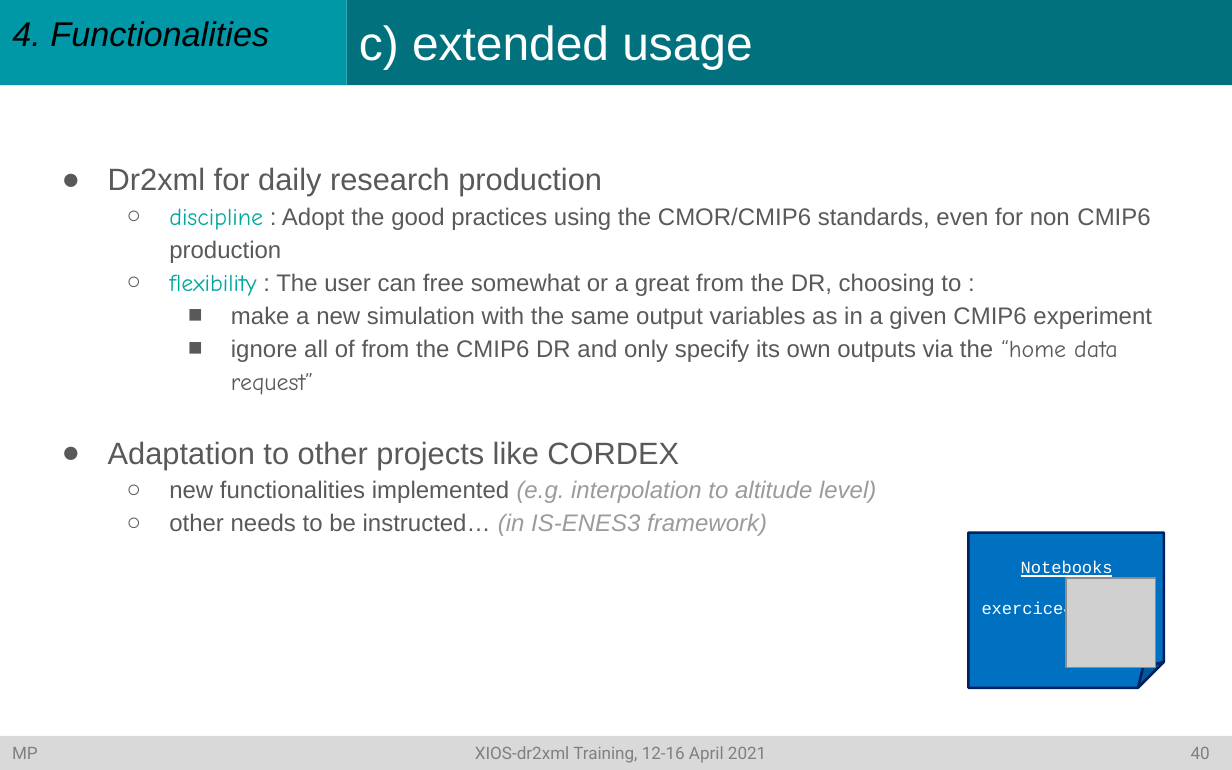
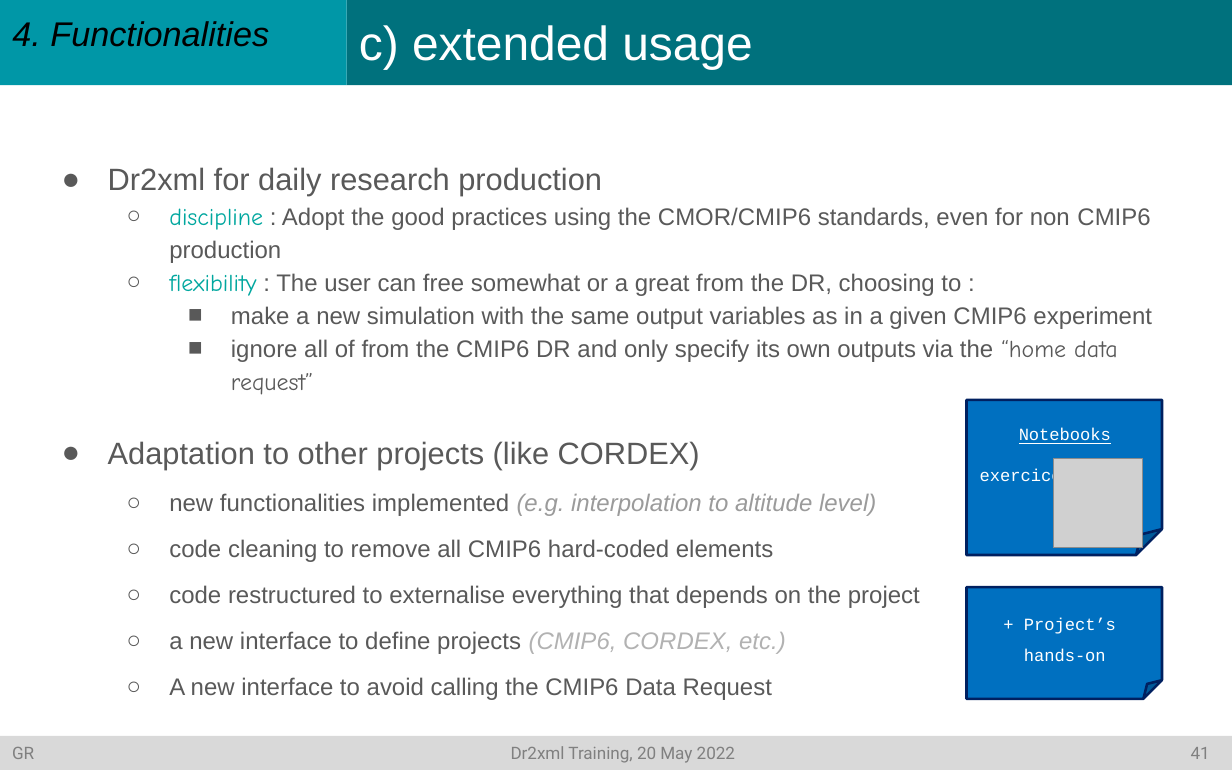
Before and after one commit to rigoudyg/dr2xml, a slide deck: slide 42 of slides/Formation_dr2xml.pptx (slide 41 before the commit). Drawn at 1232x770 pixels with LibreOffice and Linux fonts; fonts in the diff are those of the drawing; grey boxes stand for pictures. Boxes give left, top, right and bottom in pixels: in the first picture for what was removed or moved away, otherwise in the second. Text is boxed around its words. In the diff, an @@ line names an element or a change of style, - is before the commit and + after.

Commit message:
slides and docs for dr2xml training on 20.05.2022

```diff
--- a/slides/Formation_dr2xml.pptx
+++ b/slides/Formation_dr2xml.pptx
@@ folded corner "Notebooks": place and size @@
-folded corner "Notebooks" at [968, 532, 1164, 687]
+folded corner "Notebooks" at [967, 400, 1163, 556]
@@ text at [108, 441, 700, 470]: text changed @@
-● Adaptation to other projects like CORDEX
+● Adaptation to other projects (like CORDEX)
@@ picture: place and size @@
-picture at [1066, 578, 1154, 667]
+picture at [1053, 458, 1142, 547]
@@ text at [169, 493, 876, 516]: line spacing 1.15 to 1.6 @@
@@ text at [169, 539, 920, 700]: text changed @@
-  ○ other needs to be instructed… (in IS-ENES3 framework)
+  ○ code cleaning to remove all CMIP6 hard-coded elements
+  ○ code restructured to externalise everything that depends on the project
+  ○ a new interface to define projects (CMIP6, CORDEX, etc.)
+  ○ A new interface to avoid calling the CMIP6 Data Request
@@ folded corner added at [967, 588, 1163, 700], fill #0070C0, outline #002060 1.5 pt, 10 pt, text #FFFFFF @@
++ Project’s
+hands-on
@@ text in rectangle at [12, 746, 1210, 763]: text changed @@
-MP XIOS-dr2xml Training, 12-16 April 2021 40
+GR Dr2xml Training, 20 May 2022 41
```
Also in this commit, not shown: 42 other slides changed, 3 slides added, 4 other files.
